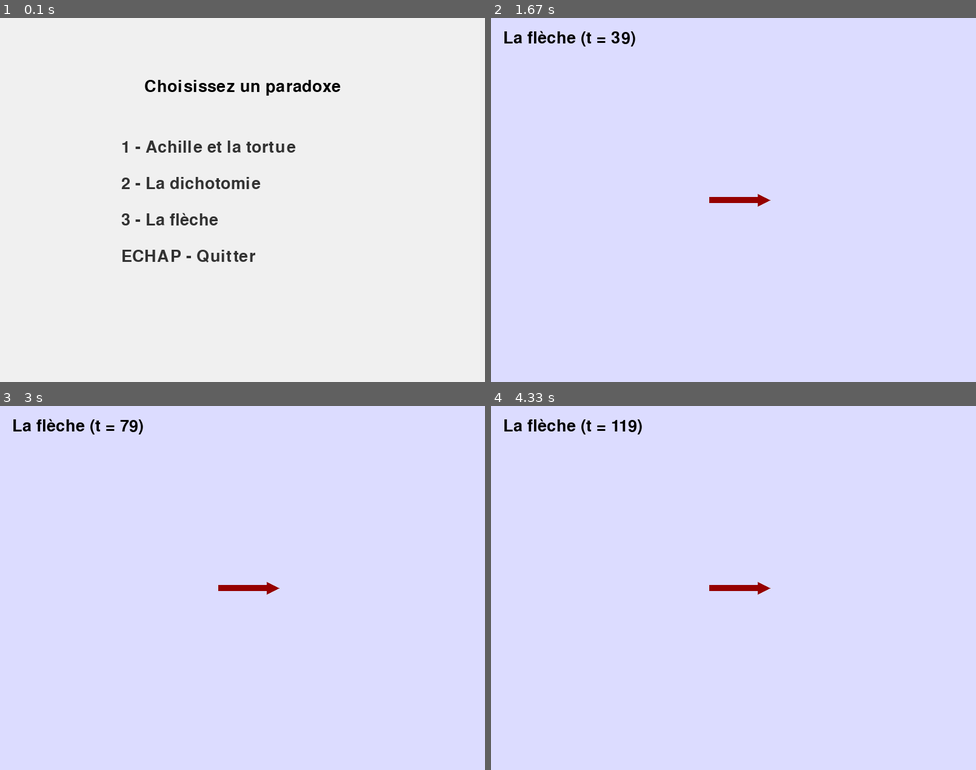
Above: before the commit, frames 1-4 (two rows, left to right).
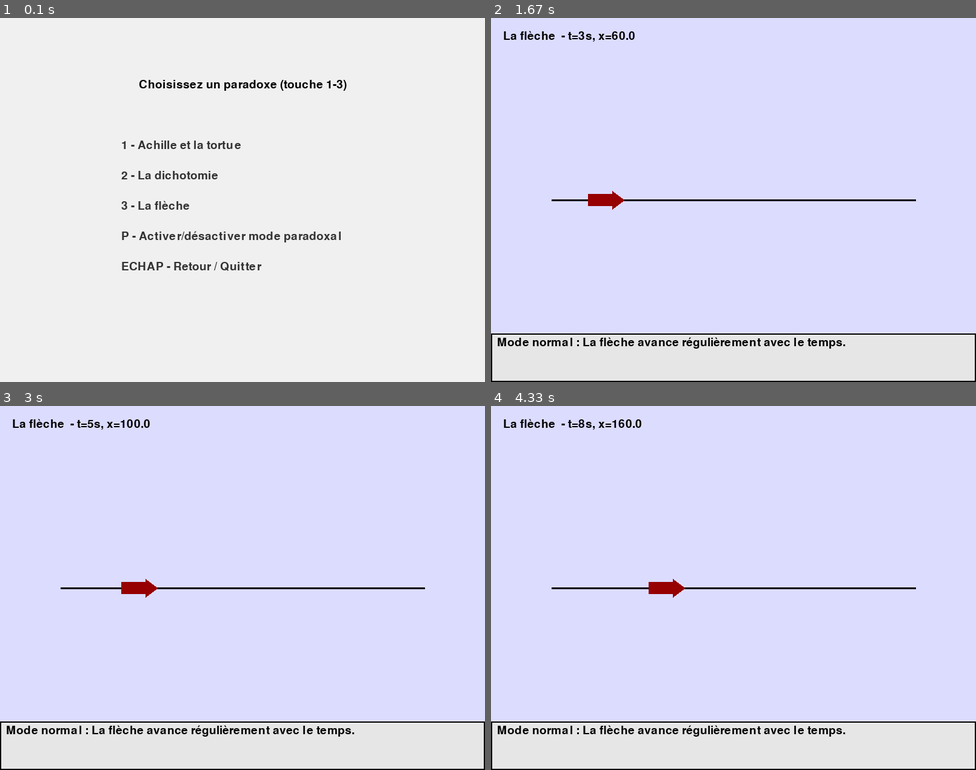
Above: after the commit, the same moments.

Repository: dehlia-neiss/Les_Paradoxes_de_Zenon
Game: pygame game, started from pygame_zenon.py
Same seed, same stepped clock (60 frames per second), same inputs: the game is played once before the commit and once after it.
Inputs:
- Up to frame 1 (0.1 s): no input
- Up to frame 2 (1.67 s): tap 3 at 0.33 s
- Up to frame 3 (3 s): no input
- Up to frame 4 (4.33 s): no input

The runs differ from the first frame. In frame 1, 3.5% of the frame differs, in the area x 25-72%, y 17-70%; in frame 2, 15%; in frame 3, 15%; in frame 4, 15%, in the area x 0-100%, y 3-100%.

Commit message:
add:almost complete version ; add:paradox mode

Diff:
--- a/pygame_zenon.py
+++ b/pygame_zenon.py
@@ -6,7 +6,7 @@
 WIDTH, HEIGHT = 800, 600
 screen = pygame.display.set_mode((WIDTH, HEIGHT))
 pygame.display.set_caption("Paradoxes de Zénon")
-font = pygame.font.SysFont(None, 40)
+font = pygame.font.SysFont(None, 28)
 clock = pygame.time.Clock()
 
 # États possibles
@@ -15,59 +15,140 @@
 DICHOTOMIE = "dichotomie"
 FLECHE = "fleche"
 
+# Mode normal/paradoxal
+mode_paradoxal = False
+
 state = MENU
+
+# --- Explications textuelles ---
+explications = {
+    ACHILLE: {
+        False: "Mode normal : Achille finit par dépasser la tortue.",
+        True: "Mode paradoxal : Achille atteint toujours la position que la tortue occupait avant, sans la dépasser."
+    },
+    DICHOTOMIE: {
+        False: "Mode normal : La bille parcourt la ligne et atteint la fin.",
+        True: "Mode paradoxal : La bille divise la distance par deux à chaque étape, sans jamais atteindre la fin."
+    },
+    FLECHE: {
+        False: "Mode normal : La flèche avance régulièrement avec le temps.",
+        True: "Mode paradoxal : La flèche est figée dans l’espace, mais le temps continue d’avancer."
+    }
+}
 
 # --- Fonctions de rendu ---
 def draw_menu():
     screen.fill((240, 240, 240))
-    title = font.render("Choisissez un paradoxe", True, (0, 0, 0))
+    title = font.render("Choisissez un paradoxe (touche 1-3)", True, (0, 0, 0))
     screen.blit(title, (WIDTH//2 - title.get_width()//2, 100))
 
-    options = ["1 - Achille et la tortue", "2 - La dichotomie", "3 - La flèche", "ECHAP - Quitter"]
+    options = [
+        "1 - Achille et la tortue",
+        "2 - La dichotomie",
+        "3 - La flèche",
+        "P - Activer/désactiver mode paradoxal",
+        "ECHAP - Retour / Quitter"
+    ]
     for i, text in enumerate(options):
         t = font.render(text, True, (50, 50, 50))
-        screen.blit(t, (200, 200 + i*60))
+        screen.blit(t, (200, 200 + i*50))
+
+
+def draw_textbox(text):
+    # zone en bas de l’écran pour l’explication
+    box_rect = pygame.Rect(0, HEIGHT-80, WIDTH, 80)
+    pygame.draw.rect(screen, (230, 230, 230), box_rect)
+    pygame.draw.rect(screen, (0, 0, 0), box_rect, 2)
+    wrapped = []
+    # simple wrap manuel
+    while len(text) > 70:
+        wrapped.append(text[:70])
+        text = text[70:]
+    wrapped.append(text)
+    for i, line in enumerate(wrapped):
+        txt = font.render(line, True, (0, 0, 0))
+        screen.blit(txt, (10, HEIGHT-75 + i*25))
 
 
 def draw_achille(step):
     screen.fill((220, 255, 220))
-    achille_x = min(100 + step*5, WIDTH-50)
-    tortue_x = min(200 + step*2, WIDTH-50)
-    pygame.draw.circle(screen, (0, 0, 255), (achille_x, HEIGHT//2), 20)  # Achille
-    pygame.draw.circle(screen, (255, 0, 0), (tortue_x, HEIGHT//2), 15)  # Tortue
 
-    text = font.render("Achille et la tortue", True, (0, 0, 0))
+    if mode_paradoxal:
+        # Position de la tortue
+        tortue_x = 200 + step * 20
+
+        # Achille essaie de rattraper la tortue, mais ne peut pas la dépasser
+        cible = tortue_x
+        achille_x = min(100 + step * 30, cible - 1)
+    else:
+        achille_x = min(100 + step * 5, WIDTH-50)
+        tortue_x = min(200 + step * 2, WIDTH-50)
+
+    pygame.draw.circle(screen, (0, 0, 255), (achille_x, HEIGHT//2), 20)
+    pygame.draw.circle(screen, (255, 0, 0), (tortue_x, HEIGHT//2), 15)
+
+    text = font.render("Achille et la tortue" + (" (paradoxal)" if mode_paradoxal else ""), True, (0, 0, 0))
     screen.blit(text, (20, 20))
+    draw_textbox(explications[ACHILLE][mode_paradoxal])
+
+    # Affichage console
+    print(f"[Achille] step={step}, Achille={achille_x}, Tortue={tortue_x}")
 
 
 def draw_dichotomie(step):
     screen.fill((255, 240, 220))
     start, end = 100, WIDTH - 100
-    pos = start + (end-start) * (1 - 1/(step+1))
+
+    if mode_paradoxal:
+        pos = start + (end - start) * (1 - 1/(2**step))
+    else:
+        pos = start + step*10
+
     pygame.draw.line(screen, (0, 0, 0), (start, HEIGHT//2), (end, HEIGHT//2), 3)
     pygame.draw.circle(screen, (0, 150, 0), (int(pos), HEIGHT//2), 15)
 
-    text = font.render("La dichotomie", True, (0, 0, 0))
+    text = font.render("La dichotomie" + (" (paradoxal)" if mode_paradoxal else ""), True, (0, 0, 0))
     screen.blit(text, (20, 20))
+    draw_textbox(explications[DICHOTOMIE][mode_paradoxal])
+
+    # Affichage console
+    print(f"[Dichotomie] step={step}, pos={pos:.2f}")
 
 
-def draw_fleche(step):
+def draw_fleche(step, x, t):
     screen.fill((220, 220, 255))
-    arrow_rect = pygame.Rect(WIDTH//2 - 40, HEIGHT//2 - 5, 80, 10)
+    start_x, end_x = 100, WIDTH - 100
+    pygame.draw.line(screen, (0, 0, 0), (start_x, HEIGHT//2), (end_x, HEIGHT//2), 3)
+
+    if mode_paradoxal:
+        arrow_x = start_x + 100
+    else:
+        arrow_x = start_x + int(x)
+
+    arrow_rect = pygame.Rect(arrow_x, HEIGHT//2 - 10, 40, 20)
     pygame.draw.rect(screen, (150, 0, 0), arrow_rect)
-    pygame.draw.polygon(screen, (150, 0, 0), [(WIDTH//2+40, HEIGHT//2-10), (WIDTH//2+60, HEIGHT//2), (WIDTH//2+40, HEIGHT//2+10)])
+    pygame.draw.polygon(screen, (150, 0, 0), [
+        (arrow_x+40, HEIGHT//2-15),
+        (arrow_x+60, HEIGHT//2),
+        (arrow_x+40, HEIGHT//2+15)
+    ])
 
-    text = font.render(f"La flèche (t = {step})", True, (0, 0, 0))
+    text = font.render(f"La flèche {'(paradoxal)' if mode_paradoxal else ''} - t={t:.0f}s, x={x:.1f}", True, (0, 0, 0))
     screen.blit(text, (20, 20))
+    draw_textbox(explications[FLECHE][mode_paradoxal])
+
+    # Affichage console
+    print(f"[Flèche] step={step}, t={t}, x={x:.1f}")
 
 
 # --- Boucle principale ---
 step = 0
+x, v, t, dt, temps_total = 0, 20, 0, 1, 15
+
 while True:
     for event in pygame.event.get():
         if event.type == pygame.QUIT:
-            pygame.quit()
-            sys.exit()
+            pygame.quit(); sys.exit()
         elif event.type == pygame.KEYDOWN:
             if state == MENU:
                 if event.key == pygame.K_1:
@@ -75,14 +156,15 @@
                 elif event.key == pygame.K_2:
                     state = DICHOTOMIE; step = 0
                 elif event.key == pygame.K_3:
-                    state = FLECHE; step = 0
+                    state = FLECHE; step = 0; x, t = 0, 0
+                elif event.key == pygame.K_p:
+                    mode_paradoxal = not mode_paradoxal
                 elif event.key == pygame.K_ESCAPE:
                     pygame.quit(); sys.exit()
             else:
                 if event.key == pygame.K_ESCAPE:
                     state = MENU
 
-    # Dessins en fonction de l'état
     if state == MENU:
         draw_menu()
     elif state == ACHILLE:
@@ -92,8 +174,13 @@
         draw_dichotomie(step)
         step += 1
     elif state == FLECHE:
-        draw_fleche(step)
+        if not mode_paradoxal:
+            x += v * dt
+            t += dt
+        else:
+            t += dt
+        draw_fleche(step, x, t)
         step += 1
 
     pygame.display.flip()
-    clock.tick(30)
+    clock.tick(2)
